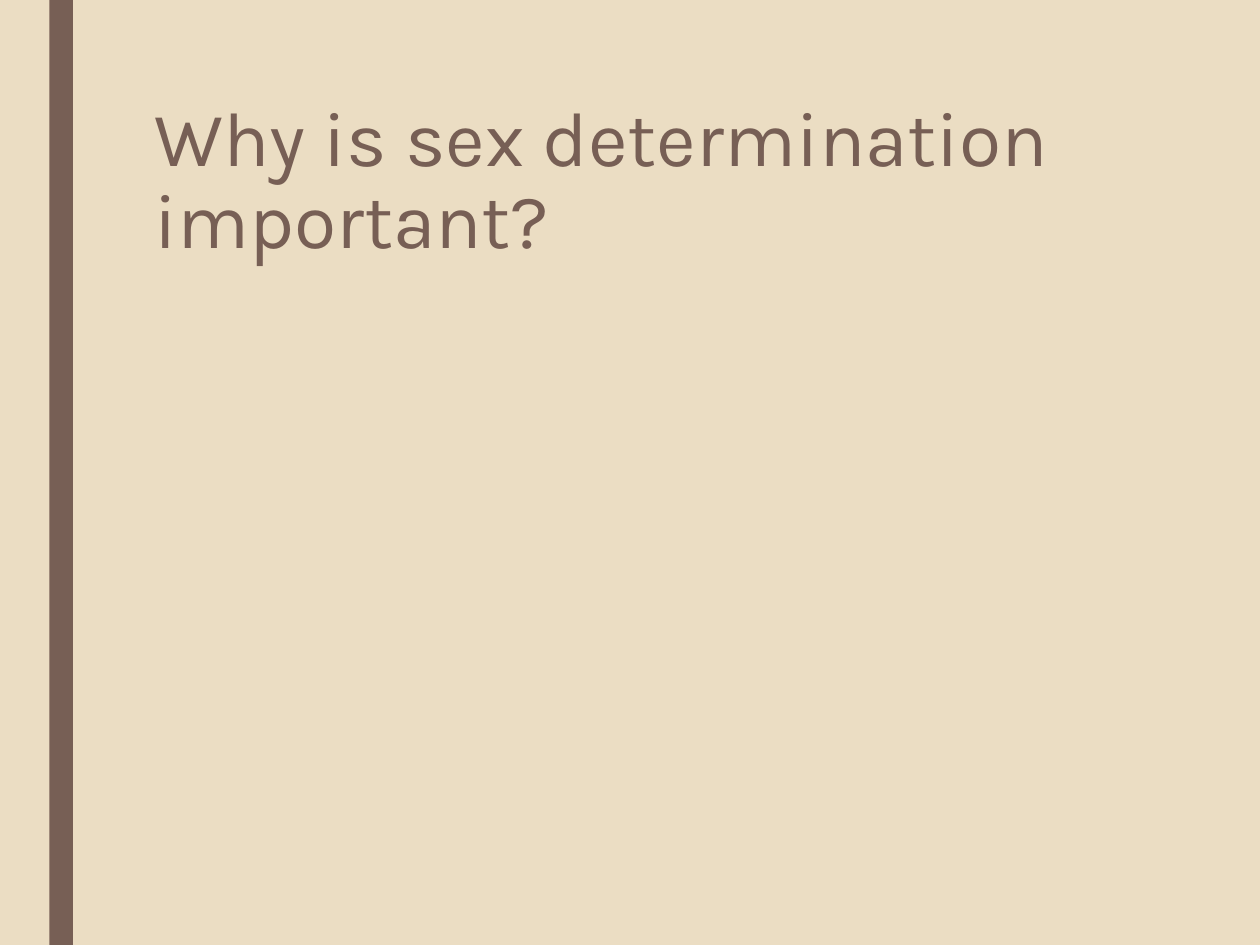
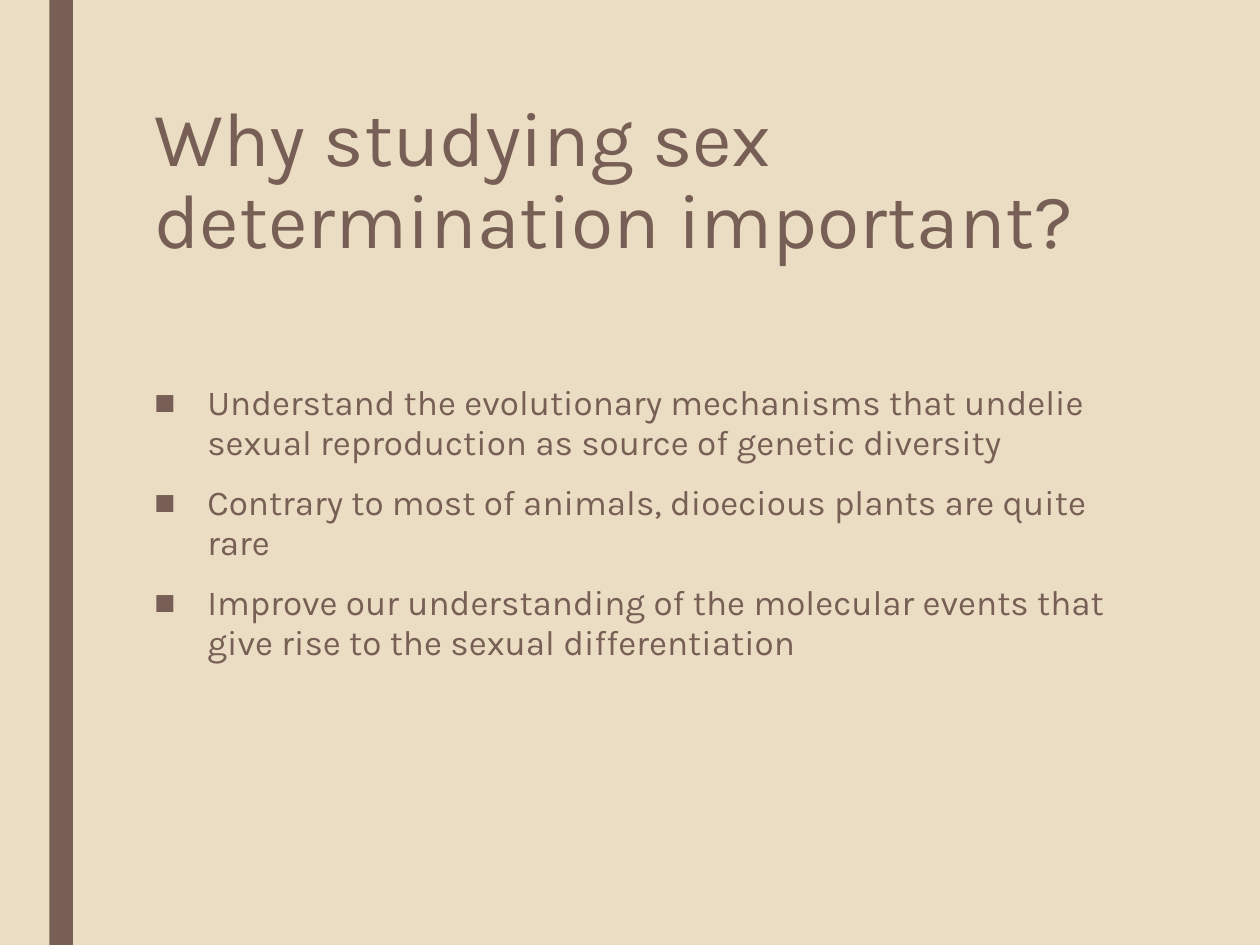
Before and after one commit to katholan/BCB546X-Spring2017_Valerin_final_project, a slide deck: slide 2 of asparagus.pptx. Drawn at 1260x945 pixels with LibreOffice and Linux fonts; fonts in the diff are those of the drawing. Boxes give left, top, right and bottom in pixels: in the first picture for what was removed or moved away, otherwise in the second. Text is boxed around its words. In the diff, an @@ line names an element or a change of style, - is before the commit and + after.

```diff
--- a/asparagus.pptx
+++ b/asparagus.pptx
@@ title at bbox=[154, 113, 1073, 266]: text changed @@
-Why is sex determination important?
+Why studying sex determination important?
@@ text added at bbox=[207, 391, 1104, 664], 20 pt, text #775F55 @@
+■ Understand the evolutionary mechanisms that undelie sexual reproduction as source of genetic diversity
+■ Contrary to most of animals, dioecious plants are quite rare
+■ Improve our understanding of the molecular events that give rise to the sexual differentiation
```
Also in this commit, not shown: 3 other slides changed, 5 slides added, 2 slides removed.
